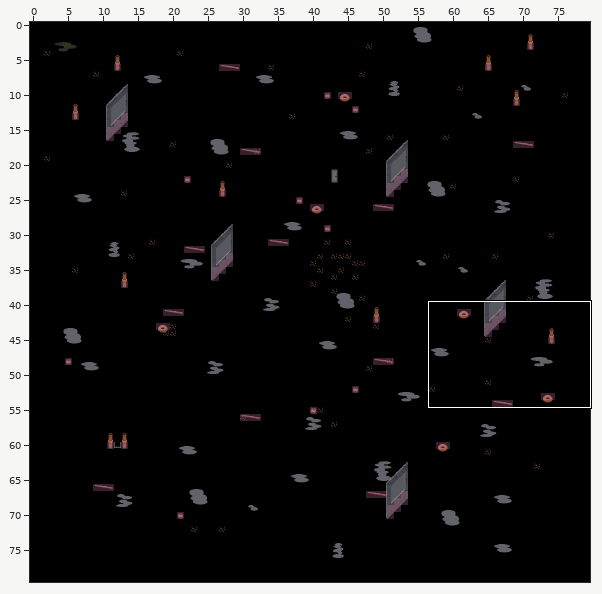
Level history. Tiled map: res/maps/scrapyard.tmx. Above: a wide view before the commit, with the close-up outlined.
Close-up. Old version:
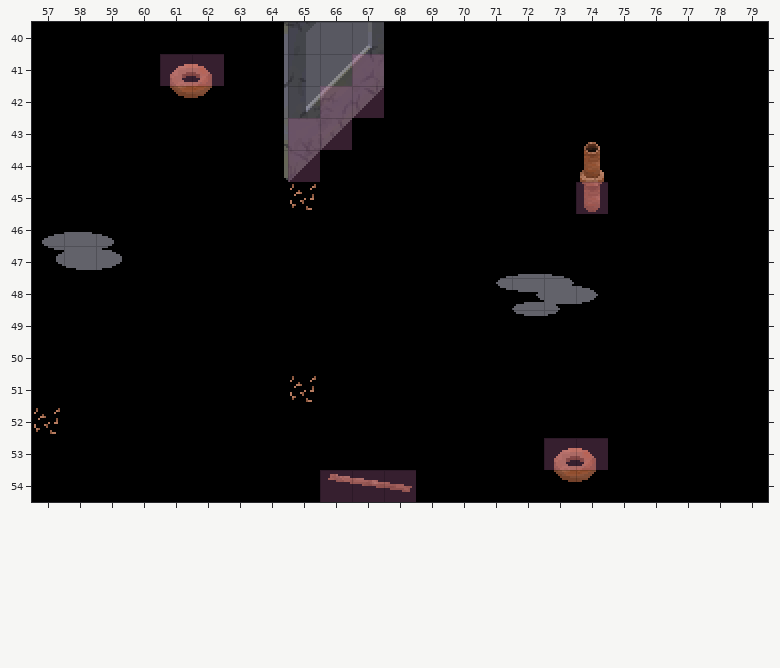
Cells are 16x16 px. Shown: x 57..79, y 40..54. Tiles whose own drawing changed are shown in their newer look in all pictures.
New version:
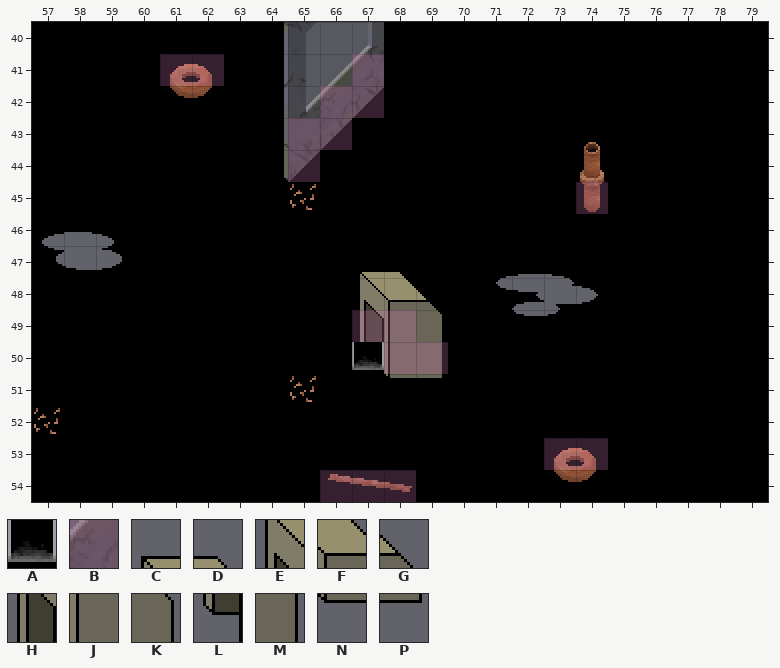
Key: from "metal": A 32; from "scrapyard": B 1, C 171, D 172, E 187, F 188, G 189, H 203, J 204, K 205, L 219, M 221, N 236, P 237.
_ is an empty cell.
Objects are placed by their top-left corner, in cells (3,4 is the top-left corner of cell 3,4); size is 1x1 cell unless given.
See-through tiles are keyed as they look on the map.
Change:
Layer "Props":
y 49: x 67..68 __ -> HJ
y 50: x 67..69 ___ -> LJM
y 51: x 68..69 __ -> NP
Layer "Entities":
added: A at 67,50
Layer "Above":
y 47: x 67..68 __ -> CD
y 48: x 67..69 ___ -> EFG
y 49: x 69 _ -> K
Layer "Collision":
y 49: x 67..68 __ -> BB
y 50: x 68..69 __ -> BB
Where, in picture pixels (left, top, right, bottom), the same in both close-ups:
added: (352, 272, 448, 378)
